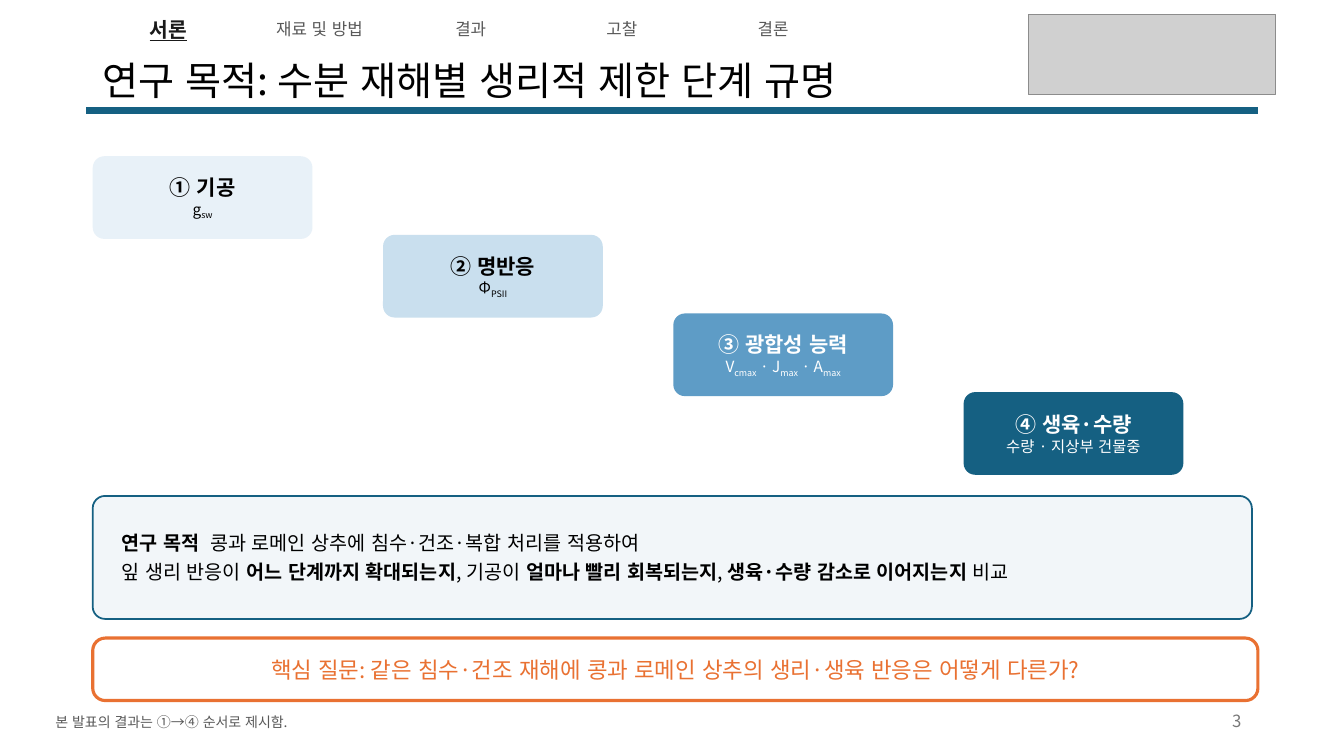
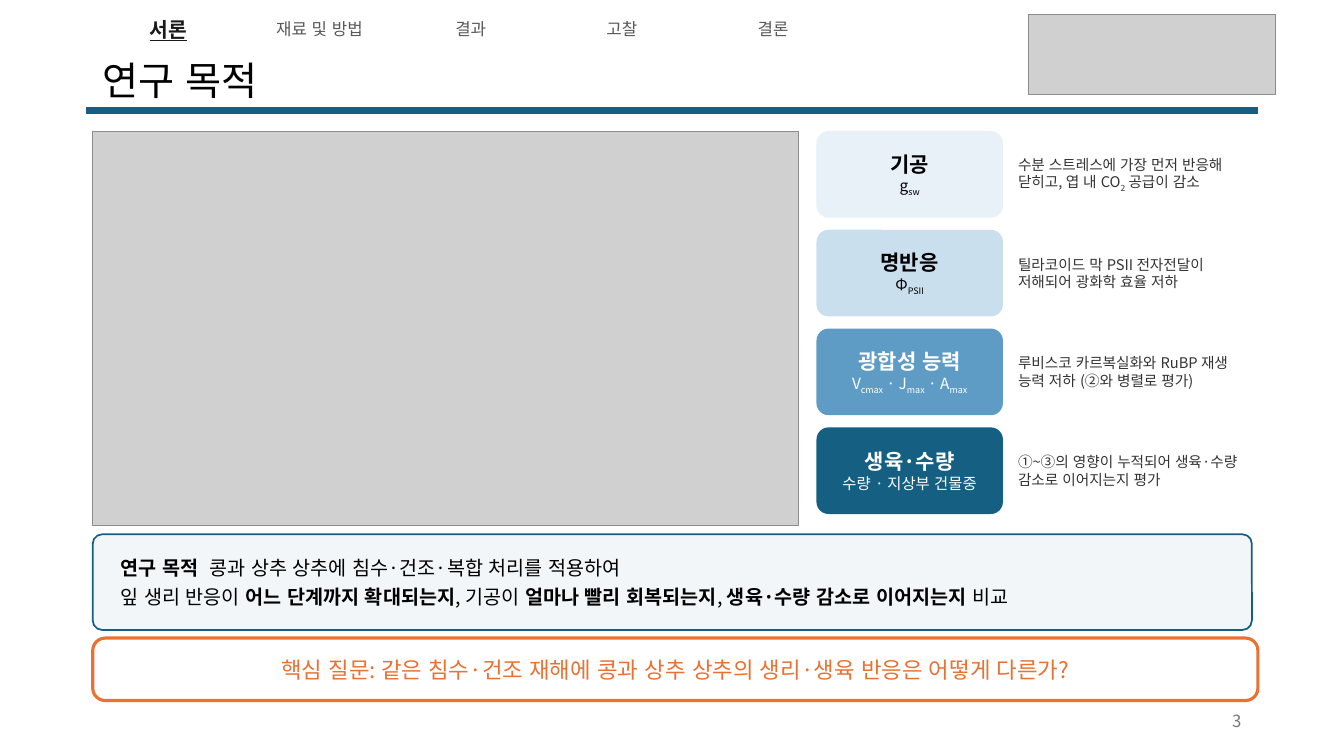
Before and after one commit to YunJM20/-, a slide deck: slide 3 of 구두발표_콩vs로메인상추_v6.pptx. Drawn at 1344x756 pixels with LibreOffice and Linux fonts; fonts in the diff are those of the drawing; grey boxes stand for pictures. Boxes give left, top, right and bottom in pixels: in the first picture for what was removed or moved away, otherwise in the second. Text is boxed around its words. In the diff, an @@ line names an element or a change of style, - is before the commit and + after.

```diff
--- a/구두발표_콩vs로메인상추_v6.pptx
+++ b/구두발표_콩vs로메인상추_v6.pptx
@@ title at (103,62,258,98): text changed @@
-연구 목적: 수분 재해별 생리적 제한 단계 규명
+연구 목적
@@ picture added at (93,131,799,525) @@
@@ rounded rectangle "기공": place and size @@
-rounded rectangle "기공" at (93,156,313,239)
+rounded rectangle "기공" at (817,131,1003,218)
@@ text in rounded rectangle at (890,154,929,174): text changed @@
-① 기공
+기공
@@ text added at (1018,158,1222,190), 10.5 pt, text #333333 @@
+수분 스트레스에 가장 먼저 반응해 닫히고, 엽 내 CO2 공급이 감소
@@ rounded rectangle "명반응": place and size @@
-rounded rectangle "명반응" at (383,235,603,318)
+rounded rectangle "명반응" at (817,230,1003,317)
@@ text in rounded rectangle at (881,252,939,272): text changed @@
-② 명반응
+명반응
@@ text added at (1018,258,1204,288), 10.5 pt, text #333333 @@
+틸라코이드 막 PSII 전자전달이 저해되어 광화학 효율 저하
@@ rounded rectangle "광합성 능력": place and size @@
-rounded rectangle "광합성 능력" at (674,314,893,396)
+rounded rectangle "광합성 능력" at (817,329,1003,415)
@@ text in rounded rectangle at (858,351,961,371): text changed @@
-③ 광합성 능력
+광합성 능력
@@ text added at (1018,356,1228,389), 10.5 pt, text #333333 @@
+루비스코 카르복실화와 RuBP 재생 능력 저하 (②와 병렬로 평가)
@@ rounded rectangle "생육·수량": place and size @@
-rounded rectangle "생육·수량" at (964,392,1184,475)
+rounded rectangle "생육·수량" at (817,427,1003,514)
@@ text in rounded rectangle at (865,451,955,471): text changed @@
-④ 생육·수량
+생육·수량
@@ text added at (1018,454,1237,486), 10.5 pt, text #333333 @@
+①~③의 영향이 누적되어 생육·수량 감소로 이어지는지 평가
@@ rounded rectangle "연구 목적 콩과 상추 상추에 ...": place and size @@
-rounded rectangle "연구 목적 콩과 상추 상추에 ..." at (93,496,1252,619)
+rounded rectangle "연구 목적 콩과 상추 상추에 ..." at (93,534,1252,630)
@@ text in rounded rectangle at (121,558,620,577): text changed @@
-연구 목적 콩과 로메인 상추에 침수·건조·복합 처리를 적용하여
+연구 목적 콩과 상추 상추에 침수·건조·복합 처리를 적용하여
@@ text in rounded rectangle at (281,659,1069,680): text changed @@
-핵심 질문: 같은 침수·건조 재해에 콩과 로메인 상추의 생리·생육 반응은 어떻게 다른가?
+핵심 질문: 같은 침수·건조 재해에 콩과 상추 상추의 생리·생육 반응은 어떻게 다른가?
@@ text removed at (55,715,287,728) @@
-본 발표의 결과는 ①→④ 순서로 제시함.
```
Also in this commit, not shown: 21 other slides changed.
